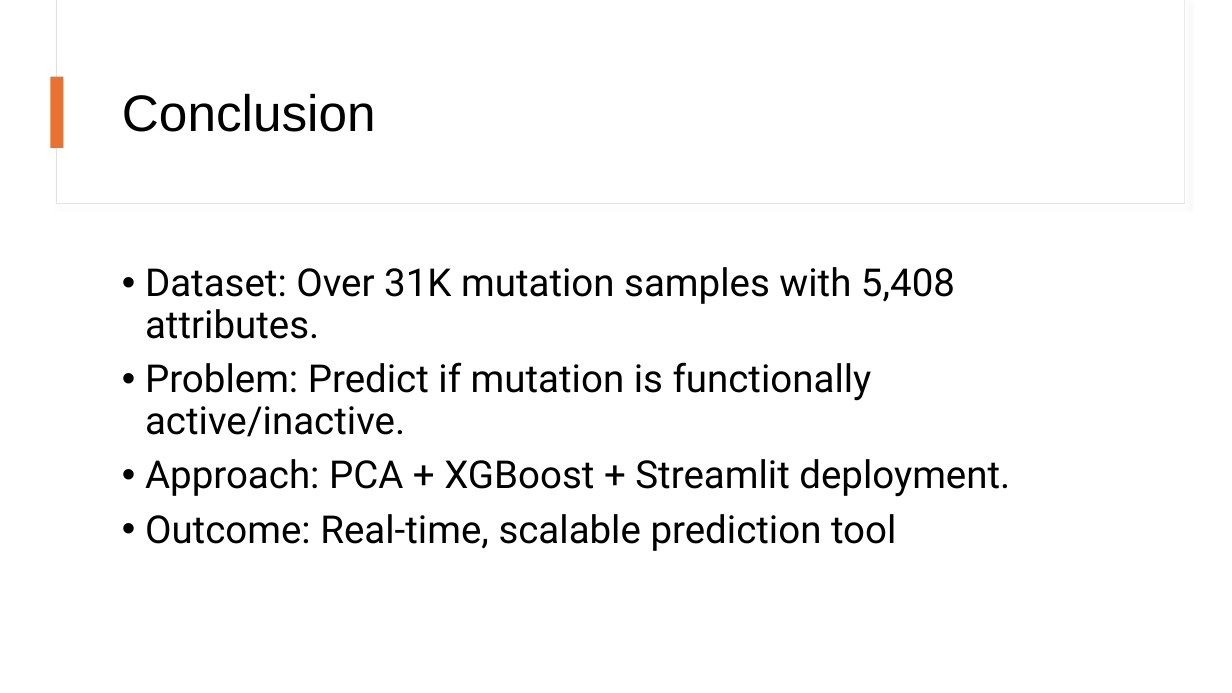
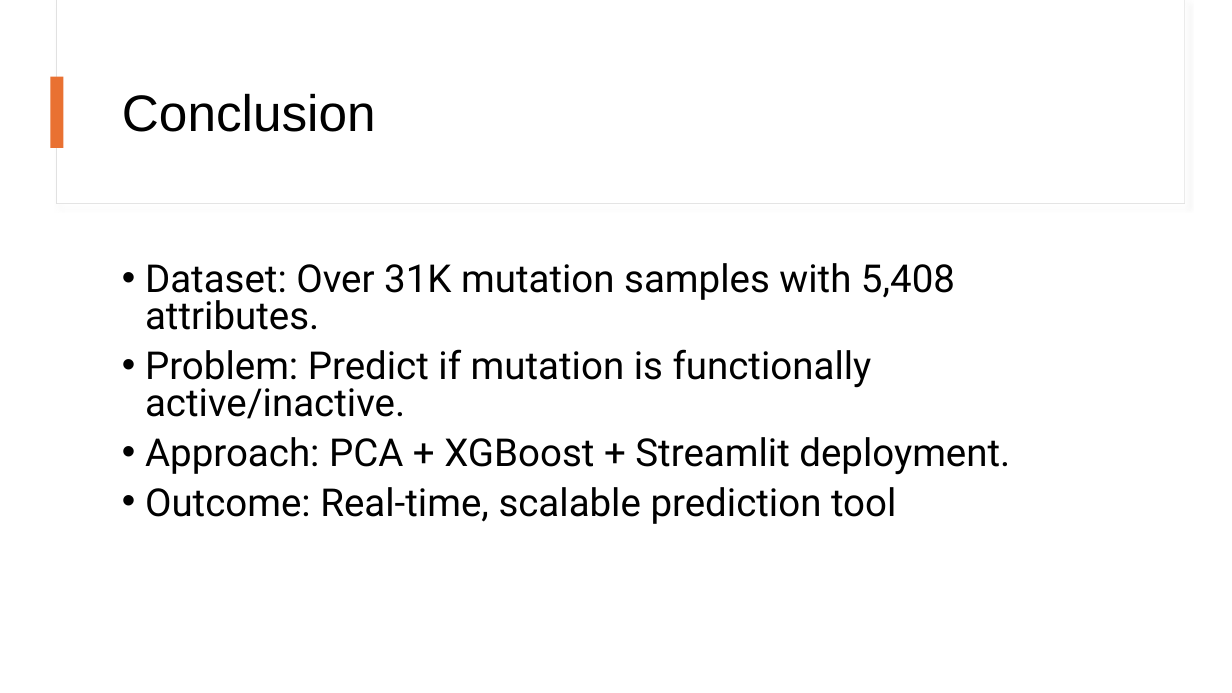
Before and after one commit to MasterBiswal/USD-Term1-AppliedAI-GroupSynergy, a slide deck: slide 11 of presentation/Presentation.pptx. Drawn at 1232x693 pixels with LibreOffice and Linux fonts; fonts in the diff are those of the drawing. Boxes give left, top, right and bottom in pixels: in the first picture for what was removed or moved away, otherwise in the second. Text is boxed around its words. In the diff, an @@ line names an element or a change of style, - is before the commit and + after.

```diff
--- a/presentation/Presentation.pptx
+++ b/presentation/Presentation.pptx
@@ text "Dataset: Over 31K mutation samples ..." at box(145, 263, 1010, 524): line spacing 0.9 to 0.8 @@
```
Also in this commit, not shown: 2 other slides changed.
